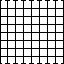
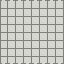
Layered file, before and after one edit (64 x 64). Changes by layer:
"Layer 1": opacity 100% → 40% over [0, 0, 64, 64]
added layer "Layer 2" over [0, 0, 64, 64]
